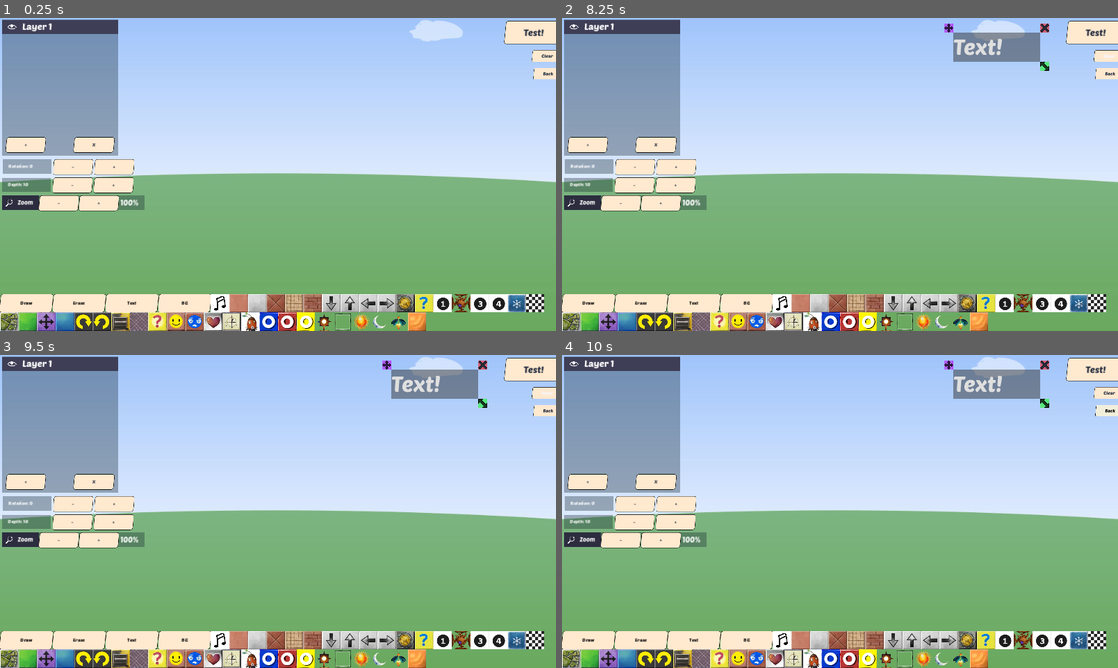
Above: before the commit, frames 1-4 (two rows, left to right).
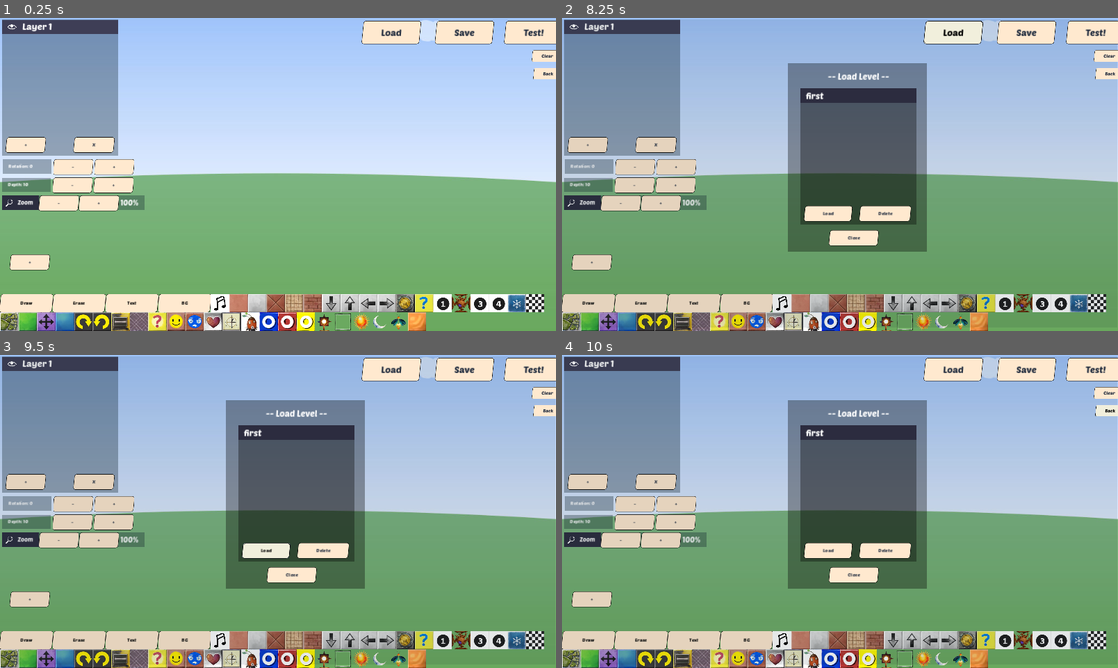
Above: after the commit, the same moments.

Repository: jacob-grahn/platform-racing-4
Game: Godot game, scene res://pages/editor/Editor.tscn
Two runs of this game, one before a commit and one after it. Both use one fixed random seed, a clock stepped at 60 frames per second and the inputs below. This scene is started directly instead of the project's main scene.
Inputs (mouse positions are in pixels of both pictures, inside the frame that each line leads up to):
- Up to frame 1 (0.25 s): no input
- Up to frame 2 (8.25 s): click "Draw" at 0.5 s; click "Text" at 1.25 s; click "BG" at 2 s; click (623, 27) at 2.75 s; click "X" at 3.5 s; click "+" at 4.25 s; click "-" at 5 s; click "+" at 5.75 s; click "Test!" at 6.5 s; click "Clear" at 7.25 s; click (951, 33) at 8 s, where only the run after the commit has a clickable "Load"
- Up to frame 3 (9.5 s): click (266, 549) at 8.75 s, where only the run after the commit has a clickable "Load"
- Up to frame 4 (10 s): click "Back" at 9.5 s

The runs differ from the first frame. In frame 1, 1.9% of the frame differs, in the area x 1-89%, y 0-81%; in frame 2, 24%; in frame 3, 24%, in the area x 0-100%, y 0-99%; in frame 4, 24%.
Error in both runs: Invalid access to property or key 'depth' on a base object of type 'null instance'. (res://pages/editor/layer_panel/LayerPanel.gd:55)

Commit message:
Add custom level name for saving level, and load level

Diff:
--- a/client/pages/editor/Editor.gd
+++ b/client/pages/editor/Editor.gd
@@ -2,8 +2,6 @@
 class_name Editor
 
 var tiles: Tiles = Tiles.new()
-var save_dir: String = "user://editor"
-var save_file_path: String = save_dir + "/current-level.json"
 var default_level: Dictionary = {
 	"layers": [{
 		"name": "Layer 1",
@@ -14,25 +12,32 @@
 }
 @onready var back = $UI/Back
 @onready var test = $UI/Test
+@onready var load = $UI/Load
+@onready var save = $UI/Save
 @onready var clear = $UI/Clear
 @onready var level_encoder = $LevelEncoder
 @onready var level_decoder = $LevelDecoder
 @onready var editor_menu = $UI/EditorMenu
 @onready var layers = $Layers
 @onready var layer_panel = $UI/LayerPanel
+@onready var save_panel = $UI/SavePanel
+@onready var load_panel = $UI/LoadPanel
 
 static var current_level: Dictionary
-
 
 func _ready():
 	Jukebox.play("noodletown-4-remake")
 	back.connect("pressed", _on_back_pressed)
+	load.connect("pressed", _on_load_pressed)
+	save.connect("pressed", _on_save_pressed)
 	test.connect("pressed", _on_test_pressed)
 	clear.connect("pressed", _on_clear_pressed)
+	load_panel.connect("level_load", _on_load_level)
+
 	if Editor.current_level:
 		level_decoder.decode(Editor.current_level, true)
 	else:
-		var saved_level = _load_from_file()
+		var saved_level = Helpers._load_from_file()
 		if saved_level:
 			level_decoder.decode(saved_level, true)
 		else:
@@ -45,43 +50,35 @@
 
 func _on_back_pressed():
 	Editor.current_level = level_encoder.encode()
-	_save_to_file(Editor.current_level)
+	Helpers._save_to_file(Editor.current_level)
 	Helpers.set_scene("TITLE")
 
+func _on_load_pressed():
+	load_panel.initialize()
+
+func _on_save_pressed():
+	Editor.current_level = level_encoder.encode()
+	save_panel.initialize(Editor.current_level)
 
 func _on_test_pressed():
 	Editor.current_level = level_encoder.encode()
-	_save_to_file(Editor.current_level)
+	Helpers._save_to_file(Editor.current_level)
 	var tester = Helpers.set_scene("TESTER")
 	tester.init(Editor.current_level)
 
+func _on_clear_pressed():
+	_on_load_level("")
 
-func _on_clear_pressed():
+func _on_load_level(level_name = ""):
+	Helpers._set_current_level_name(level_name)
+
+	var selected_level = default_level
+	if (level_name != ""):
+		selected_level = Helpers._load_from_file(level_name)
+
 	layers.clear()
 	tiles.clear()
-	Editor.current_level = default_level
+	Editor.current_level = selected_level
 	await get_tree().create_timer(0.1).timeout
-	level_decoder.decode(default_level, true)
+	level_decoder.decode(selected_level, true)
 	layers.init(tiles)
-
-
-func _save_to_file(level: Dictionary):
-	# ensure directory exists
-	if (!DirAccess.dir_exists_absolute(save_dir)):
-		DirAccess.make_dir_absolute(save_dir)
-
-	# save level to disk
-	var file = FileAccess.open(save_file_path, FileAccess.WRITE)
-	file.store_string(JSON.stringify(level))
-	file.close()
-
-
-func _load_from_file():
-	if not FileAccess.file_exists(save_file_path):
-		return
-
-	var file = FileAccess.open(save_file_path, FileAccess.READ)
-	var level = JSON.parse_string(file.get_as_text())
-	file.close()
-
-	return level
--- a/client/pages/editor/Editor.tscn
+++ b/client/pages/editor/Editor.tscn
@@ -13,6 +13,8 @@
 [ext_resource type="Theme" uid="uid://cf25w553mynfo" path="res://theme.tres" id="8_t266g"]
 [ext_resource type="PackedScene" uid="uid://cntljr72fl7i0" path="res://pages/editor/layer_panel/LayerPanel.tscn" id="11_vx1vu"]
 [ext_resource type="PackedScene" uid="uid://b13rk6odtdct4" path="res://pages/editor/zoom_panel/ZoomPanel.tscn" id="12_iqakr"]
+[ext_resource type="PackedScene" uid="uid://cjlp6cp6j6dmi" path="res://pages/editor/save_panel/save_panel.tscn" id="13_2dq10"]
+[ext_resource type="PackedScene" uid="uid://byvkv77mar56f" path="res://pages/editor/load_panel/LoadPanel.tscn" id="13_wy6hl"]
 
 [node name="Editor" type="Node2D"]
 script = ExtResource("1_qeoq7")
@@ -45,6 +47,28 @@
 [node name="ZoomPanel" parent="UI" instance=ExtResource("12_iqakr")]
 position = Vector2(7, 613)
 
+[node name="LoadPanel" parent="UI" instance=ExtResource("13_wy6hl")]
+position = Vector2(3, -3)
+
+[node name="SavePanel" parent="UI" instance=ExtResource("13_2dq10")]
+visible = false
+
+[node name="Load" type="Button" parent="UI"]
+offset_left = 1252.0
+offset_top = 10.0
+offset_right = 1450.0
+offset_bottom = 90.0
+theme = ExtResource("8_t266g")
+text = "Load"
+
+[node name="Save" type="Button" parent="UI"]
+offset_left = 1505.0
+offset_top = 10.0
+offset_right = 1703.0
+offset_bottom = 90.0
+theme = ExtResource("8_t266g")
+text = "Save"
+
 [node name="Test" type="Button" parent="UI"]
 offset_left = 1744.0
 offset_top = 10.0
--- a/client/pages/editor/layer_panel/LayerPanel.tscn
+++ b/client/pages/editor/layer_panel/LayerPanel.tscn
@@ -54,6 +54,16 @@
 theme_override_font_sizes/font_size = 16
 text = "+"
 
+[node name="NewButton" type="Button" parent="NewButton"]
+layout_mode = 0
+offset_left = 14.0
+offset_top = 405.0
+offset_right = 150.0
+offset_bottom = 457.0
+theme = ExtResource("1_qwtjx")
+theme_override_font_sizes/font_size = 16
+text = "+"
+
 [node name="RotationPicker" parent="." instance=ExtResource("4_45vqc")]
 position = Vector2(3, 482)
 
--- /dev/null
+++ b/client/pages/editor/load_panel/LayerPanelTest.tscn
@@ -0,0 +1,18 @@
+[gd_scene load_steps=4 format=3 uid="uid://12lwmf4u8b84"]
+
+[ext_resource type="Script" path="res://pages/editor/layer_panel/LayerPanelTest.gd" id="1_yhgpd"]
+[ext_resource type="PackedScene" uid="uid://cntljr72fl7i0" path="res://pages/editor/layer_panel/LayerPanel.tscn" id="2_k3tmp"]
+[ext_resource type="PackedScene" uid="uid://5mtmnjtpkf4q" path="res://layers/Layers.tscn" id="3_26ab8"]
+
+[node name="LayerPanelTest" type="Node2D"]
+script = ExtResource("1_yhgpd")
+
+[node name="LayerPanel" parent="." instance=ExtResource("2_k3tmp")]
+position = Vector2(400, 349)
+
+[node name="Layers" parent="." instance=ExtResource("3_26ab8")]
+position = Vector2(568, 1679)
+
+[node name="Art 1" type="ParallaxBackground" parent="Layers"]
+
+[node name="Blocks" type="ParallaxBackground" parent="Layers"]
--- /dev/null
+++ b/client/pages/editor/load_panel/LoadPanel.gd
@@ -0,0 +1,63 @@
+extends Node2D
+
+signal level_load
+
+const LOAD_ROW = preload("res://pages/editor/load_panel/LoadRow.tscn")
+var selected_level = ""
+
+@onready var row_holder = $ScrollContainer/RowHolder
+@onready var close_button = $CloseButton
+@onready var load_button = $LoadButton
+@onready var delete_button = $DeleteButton
+
+
+func _ready():
+	close_button.pressed.connect(_close_pressed)
+	load_button.pressed.connect(_load_pressed)
+	delete_button.pressed.connect(_delete_pressed)
+	render()
+	self.visible = false
+
+func initialize() -> void:
+	render()
+	self.visible = true
+
+func render() -> void:
+	clear()
+
+	var save_level_array = Helpers._list_saved_levels()
+	for level_name in save_level_array:
+		var row = LOAD_ROW.instantiate()
+		row.position.y = row_holder.get_child_count() * 50
+		row.get_node("Label").text = level_name
+		row_holder.add_child(row)
+		var button = row.get_node("Button")
+		button.pressed.connect(_row_pressed.bind(level_name))
+		if Helpers._get_current_level_name() == level_name:
+			button.button_pressed = true
+
+func clear() -> void:
+	for child in row_holder.get_children():
+		child.queue_free()
+
+func _close_pressed():
+	self.visible = false
+
+func _load_pressed():
+	emit_signal("level_load", selected_level)
+
+func _delete_pressed():
+	if selected_level == "":
+		return
+
+	Helpers._delete_level(selected_level)
+	for child in row_holder.get_children():
+		var label = child.get_node("Label")
+		if label.text == selected_level:
+			child.queue_free()
+			break
+
+	selected_level = ""
+
+func _row_pressed(level_name: String):
+	selected_level = level_name
--- /dev/null
+++ b/client/pages/editor/load_panel/LoadPanel.tscn
@@ -0,0 +1,82 @@
+[gd_scene load_steps=4 format=3 uid="uid://byvkv77mar56f"]
+
+[ext_resource type="Script" path="res://pages/editor/load_panel/LoadPanel.gd" id="1_qmou4"]
+[ext_resource type="PackedScene" uid="uid://c8o5fiu8mc2a0" path="res://pages/editor/load_panel/LoadRow.tscn" id="2_qr47t"]
+[ext_resource type="Theme" uid="uid://cf25w553mynfo" path="res://theme.tres" id="3_pjcfy"]
+
+[node name="LoadPanel" type="Node2D"]
+script = ExtResource("1_qmou4")
+
+[node name="BigPanel" type="Panel" parent="."]
+modulate = Color(1, 1, 1, 0.321569)
+offset_left = -5.0
+offset_top = 8.0
+offset_right = 1915.0
+offset_bottom = 1072.0
+
+[node name="MediumPanel" type="Panel" parent="."]
+modulate = Color(0, 0, 0, 1)
+offset_left = 778.0
+offset_top = 158.0
+offset_right = 1258.0
+offset_bottom = 809.0
+
+[node name="SmallPanel" type="Panel" parent="."]
+modulate = Color(0, 0, 0, 1)
+offset_left = 820.0
+offset_top = 246.0
+offset_right = 1220.0
+offset_bottom = 715.0
+
+[node name="ScrollContainer" type="ScrollContainer" parent="."]
+offset_left = 820.0
+offset_top = 246.0
+offset_right = 1228.0
+offset_bottom = 646.0
+horizontal_scroll_mode = 0
+
+[node name="RowHolder" type="VBoxContainer" parent="ScrollContainer"]
+custom_minimum_size = Vector2(400, 400)
+layout_mode = 2
+
+[node name="LoadRow2" parent="ScrollContainer/RowHolder" instance=ExtResource("2_qr47t")]
+layout_mode = 2
+
+[node name="LoadRow" parent="ScrollContainer/RowHolder" instance=ExtResource("2_qr47t")]
+layout_mode = 2
+
+[node name="DeleteButton" type="Button" parent="."]
+offset_left = 1025.0
+offset_top = 651.0
+offset_right = 1201.0
+offset_bottom = 703.0
+theme = ExtResource("3_pjcfy")
+theme_override_font_sizes/font_size = 16
+text = "Delete"
+
+[node name="CloseButton" type="Button" parent="."]
+offset_left = 920.0
+offset_top = 735.0
+offset_right = 1089.0
+offset_bottom = 787.0
+theme = ExtResource("3_pjcfy")
+theme_override_font_sizes/font_size = 16
+text = "Close"
+
+[node name="LoadButton" type="Button" parent="."]
+offset_left = 834.0
+offset_top = 651.0
+offset_right = 998.0
+offset_bottom = 703.0
+theme = ExtResource("3_pjcfy")
+theme_override_font_sizes/font_size = 16
+text = "Load"
+
+[node name="LoadLabel" type="Label" parent="."]
+offset_left = 915.0
+offset_top = 186.0
+offset_right = 1123.0
+offset_bottom = 228.0
+theme_override_font_sizes/font_size = 30
+text = "-- Load Level --"
+horizontal_alignment = 2
--- /dev/null
+++ b/client/pages/editor/load_panel/LoadRow.tscn
@@ -0,0 +1,43 @@
+[gd_scene load_steps=5 format=3 uid="uid://c8o5fiu8mc2a0"]
+
+[ext_resource type="Theme" uid="uid://cf25w553mynfo" path="res://theme.tres" id="1_c4x1a"]
+[ext_resource type="ButtonGroup" uid="uid://6dt1bqvpamx1" path="res://pages/editor/layer_panel/layer_button_group.tres" id="2_d6gx3"]
+
+[sub_resource type="StyleBoxFlat" id="StyleBoxFlat_1wiuq"]
+bg_color = Color(0.24122, 0.241305, 0.336642, 1)
+
+[sub_resource type="StyleBoxFlat" id="StyleBoxFlat_0umvp"]
+bg_color = Color(0.172549, 0.172549, 0.247059, 1)
+
+[node name="LoadRow" type="Control"]
+custom_minimum_size = Vector2(400, 50)
+layout_mode = 3
+anchors_preset = 0
+offset_right = 400.0
+offset_bottom = 50.0
+
+[node name="ColorRect" type="ColorRect" parent="."]
+custom_minimum_size = Vector2(400, 50)
+layout_mode = 0
+offset_right = 400.0
+offset_bottom = 50.0
+color = Color(0.172549, 0.176471, 0.247059, 1)
+
+[node name="Button" type="Button" parent="."]
+layout_mode = 0
+offset_right = 400.0
+offset_bottom = 50.0
+theme = ExtResource("1_c4x1a")
+theme_override_styles/pressed = SubResource("StyleBoxFlat_1wiuq")
+theme_override_styles/normal = SubResource("StyleBoxFlat_0umvp")
+toggle_mode = true
+button_group = ExtResource("2_d6gx3")
+
+[node name="Label" type="Label" parent="."]
+layout_mode = 2
+offset_left = 19.0
+offset_top = 5.0
+offset_right = 391.0
+offset_bottom = 45.0
+theme = ExtResource("1_c4x1a")
+text = "First"
--- /dev/null
+++ b/client/pages/editor/load_panel/NumberPicker.tscn
@@ -0,0 +1,42 @@
+[gd_scene load_steps=3 format=3 uid="uid://ba1ljm5s8vhfc"]
+
+[ext_resource type="Script" path="res://pages/editor/layer_panel/NumberPicker.gd" id="1_cyeae"]
+[ext_resource type="Theme" uid="uid://cf25w553mynfo" path="res://theme.tres" id="2_67vul"]
+
+[node name="NumberPicker" type="Node2D"]
+script = ExtResource("1_cyeae")
+
+[node name="DownButton" type="Button" parent="."]
+clip_contents = true
+offset_left = 174.0
+offset_top = -1.0
+offset_right = 311.0
+offset_bottom = 51.0
+theme = ExtResource("2_67vul")
+theme_override_font_sizes/font_size = 16
+text = "-"
+text_overrun_behavior = 1
+
+[node name="UpButton" type="Button" parent="."]
+clip_contents = true
+offset_left = 316.0
+offset_top = -1.0
+offset_right = 453.0
+offset_bottom = 51.0
+theme = ExtResource("2_67vul")
+theme_override_font_sizes/font_size = 16
+text = "+"
+text_overrun_behavior = 1
+
+[node name="Panel" type="Panel" parent="."]
+offset_right = 168.0
+offset_bottom = 50.0
+
+[node name="Label" type="Label" parent="."]
+offset_left = 19.0
+offset_top = 13.0
+offset_right = 231.0
+offset_bottom = 33.0
+theme = ExtResource("2_67vul")
+theme_override_font_sizes/font_size = 16
+text = "Rotation: 0"
--- /dev/null
+++ b/client/pages/editor/save_panel/save_panel.gd
@@ -0,0 +1,29 @@
+extends Control
+
+@onready var save_button = $SaveButton
+@onready var back_button: Button = $BackButton
+@onready var title_edit: TextEdit = $TitleEdit
+
+static var current_level: Dictionary
+
+func _ready():
+	self.visible = false
+
+func initialize(current_level: Dictionary) -> void:
+	self.visible = true
+
+	title_edit.text = Helpers._get_current_level_name()
+	back_button.connect("pressed", _back_pressed)
+	save_button.connect("pressed", func() -> void:
+		_save_pressed(current_level)
+	)
+
+func _back_pressed():
+	self.visible = false
+
+func _save_pressed(current_level: Dictionary):
+	if (title_edit.text == ""):
+		return
+
+	Helpers._save_to_file(Editor.current_level, title_edit.text)
+	self.visible = false
--- /dev/null
+++ b/client/pages/editor/save_panel/save_panel.tscn
@@ -0,0 +1,84 @@
+[gd_scene load_steps=3 format=3 uid="uid://cjlp6cp6j6dmi"]
+
+[ext_resource type="Script" path="res://pages/editor/save_panel/save_panel.gd" id="1_akvb1"]
+[ext_resource type="Theme" uid="uid://cf25w553mynfo" path="res://theme.tres" id="2_8272o"]
+
+[node name="SavePanel" type="Control"]
+layout_mode = 3
+anchors_preset = 15
+anchor_right = 1.0
+anchor_bottom = 1.0
+offset_left = 46.0
+offset_top = 21.0
+offset_right = 46.0
+offset_bottom = 21.0
+grow_horizontal = 2
+grow_vertical = 2
+script = ExtResource("1_akvb1")
+
+[node name="BigPanel" type="Panel" parent="."]
+modulate = Color(1, 1, 1, 0.976471)
+offset_left = -125.0
+offset_top = -115.0
+offset_right = 2068.0
+offset_bottom = 1194.0
+
+[node name="SmallPanel" type="Panel" parent="."]
+offset_left = 684.0
+offset_top = 261.0
+offset_right = 1294.0
+offset_bottom = 612.0
+
+[node name="SaveLabel" type="Label" parent="."]
+layout_mode = 0
+offset_left = 891.0
+offset_top = 299.0
+offset_right = 1096.0
+offset_bottom = 348.0
+theme_override_font_sizes/font_size = 30
+text = "-- Save Level --"
+horizontal_alignment = 2
+
+[node name="TitleLabel" type="Label" parent="."]
+layout_mode = 0
+offset_left = 691.0
+offset_top = 424.0
+offset_right = 803.0
+offset_bottom = 473.0
+theme_override_font_sizes/font_size = 30
+text = "Title"
+horizontal_alignment = 2
+
+[node name="TitleEdit" type="TextEdit" parent="."]
+layout_mode = 0
+offset_left = 818.0
+offset_top = 414.0
+offset_right = 1222.0
+offset_bottom = 477.0
+theme = ExtResource("2_8272o")
+text = "50815"
+
+[node name="SaveButton" type="Button" parent="."]
+layout_mode = 1
+anchors_preset = 8
+anchor_left = 0.5
+anchor_top = 0.5
+anchor_right = 0.5
+anchor_bottom = 0.5
+offset_left = -233.0
+offset_top = -32.0
+offset_right = -35.0
+offset_bottom = 39.0
+grow_horizontal = 2
+grow_vertical = 2
+theme = ExtResource("2_8272o")
+text = "Save"
+
+[node name="BackButton" type="Button" parent="."]
+layout_mode = 0
+offset_left = 988.0
+offset_top = 509.0
+offset_right = 1193.0
+offset_bottom = 580.0
+theme = ExtResource("2_8272o")
+text = "Back"
--- a/client/pages/solo/Solo.tscn
+++ b/client/pages/solo/Solo.tscn
@@ -29,6 +29,7 @@
 text = "Play PR2 Level"
 
 [node name="BackButton" type="Button" parent="."]
+layout_mode = 0
 offset_left = 34.0
 offset_top = 28.0
 offset_right = 239.0
@@ -37,6 +38,7 @@
 text = "Back"
 
 [node name="TextEdit" type="TextEdit" parent="."]
+layout_mode = 0
 offset_left = 693.0
 offset_top = 457.0
 offset_right = 1097.0
--- a/client/singletons/helpers/Helpers.gd
+++ b/client/singletons/helpers/Helpers.gd
@@ -2,6 +2,9 @@
 
 
 var hostname: String = ""
+var save_dir: String = "user://editor"
+var current_level_name: String = "first"
+
 func get_base_url() -> String:
 	if OS.has_feature('web'):
 		if !hostname:
@@ -17,6 +20,61 @@
 	else:
 		return 'https://platformracing.com'
 
+func _get_current_level_name() -> String:
+	return current_level_name
+
+func _get_level_file_name(level_name: String) -> String:
+	return "/" + level_name + ".json"
+
+func _list_saved_levels() -> Array:
+	var filenames = []
+	var dir = DirAccess.open(save_dir)
+	if dir and dir.dir_exists(save_dir):
+		dir.list_dir_begin()
+		while true:
+			var file_name = dir.get_next()
+			if file_name == "":
+				break
+			if file_name.ends_with(".json"):
+				filenames.append(file_name.get_basename())
+		dir.list_dir_end()
+	return filenames
+
+func _set_current_level_name(level_name: String):
+	current_level_name = level_name
+
+func _save_to_file(level: Dictionary, level_name: String = current_level_name):
+	if level_name == "":
+		return
+
+	current_level_name = level_name
+	var file_name = _get_level_file_name(level_name)
+	# ensure directory exists
+	if (!DirAccess.dir_exists_absolute(save_dir)):
+		DirAccess.make_dir_absolute(save_dir)
+
+	var save_file_path: String = save_dir + file_name
+	# save level to disk
+	var file = FileAccess.open(save_file_path, FileAccess.WRITE)
+	file.store_string(JSON.stringify(level))
+	file.close()
+
+func _delete_level(level_name: String = current_level_name) -> void:
+	var file_name = _get_level_file_name(level_name)
+	var save_file_path: String = save_dir + file_name
+	DirAccess.remove_absolute(save_file_path)
+
+func _load_from_file(level_name: String = current_level_name):
+	var file_name = _get_level_file_name(level_name)
+	var save_file_path: String = save_dir + file_name
+	if not FileAccess.file_exists(save_file_path):
+		return
+
+	var file = FileAccess.open(save_file_path, FileAccess.READ)
+	var level = JSON.parse_string(file.get_as_text())
+	file.close()
+
+	return level
 
 func set_scene(scene_name: String) -> Node:
 	return get_node("/root/Main").set_scene(scene_name)
Not shown, changed: client/fonts/Poetsen_One/PoetsenOne-Regular.ttf.import
Not shown, changed: client/fonts/gwibble/GWIBBLE_.TTF.import
Not shown: 1 places in client/pages/editor/Editor.tscn that only renumber resources
